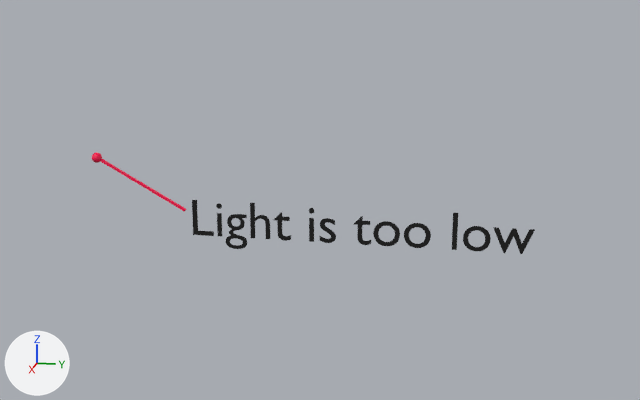
The glTF model Alpha2/Asserts/light.glb as it was, and as the next commit left it.
Both versions are drawn from a 50 mm camera at (15.35, 5.58, 4.63) aimed at (-0.07, 2.5, 0.78). Lighting does not change. The marker at lower left points along +X, +Y and +Z. Where no turn or scale is listed for an object, it has been applied to the vertices.

Before the edit, the objects in view are built like this:
```python
mat_material = principled_material('Material')
mat_material.base_color = (1.0, 0.000303, 0.0762)  # pink #ff014e
me_sphere = bpy.data.meshes.new('Sphere')
me_sphere.from_pydata(...)  # 490 vertices, 972 faces; spans x -0.1..0.1, y -0.1..1.73, z -0.96..0.1
me_sphere.materials.append(mat_material)  # pink #ff014e
me_text = bpy.data.meshes.new('Text')
me_text.from_pydata(...)  # 978 vertices, 958 faces; spans x 0.0, y 0.07..6.33, z -0.23..0.68
me_text.materials.append(mat_material_001)  # black #080808
ob_sphere = bpy.data.objects.new('Sphere', me_sphere)
ob_sphere.location = (0.0, -1.79, 1.41)
ob_text = bpy.data.objects.new('Text', me_text)
ob_text.location = (0.0, 0.0, 0.0)
```
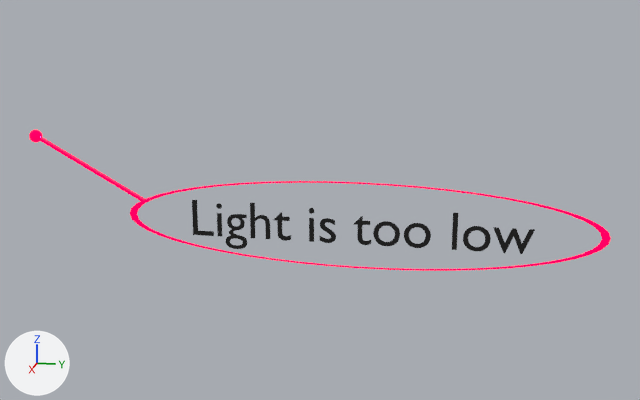
The newer file is also rescaled (x0.792), turned or shifted as a whole; pictures and numbers use the older file's frame.

What differs and where, as boxes [x1, y1, x2, y2] in the pictures (640 x 400 px):
'Torus', added: after [29, 130, 611, 271]
'Sphere', deleted: before [92, 152, 186, 211]

The edits, one by one:
In material 'Material' (mat_material), metallic goes from 0.0 to 0.994.
In material 'Material' (mat_material), emission_color is now set to (1.0, 0.0, 0.0628), pink #ff0047.
In material 'Material' (mat_material), emission_strength is now set to 1.713.
Mesh me_torus is new.
It has 1066 vertices, 2124 faces and spans x -0.12..0.12, y -6.34..4.39, z -0.8..1.56.
It uses material mat_material (pink #ff014e).
Object 'Sphere' (ob_sphere) is deleted.
Object 'Torus' (ob_torus) is new; it shows me_torus.
Its location is (0.0, 3.21, 0.35).
